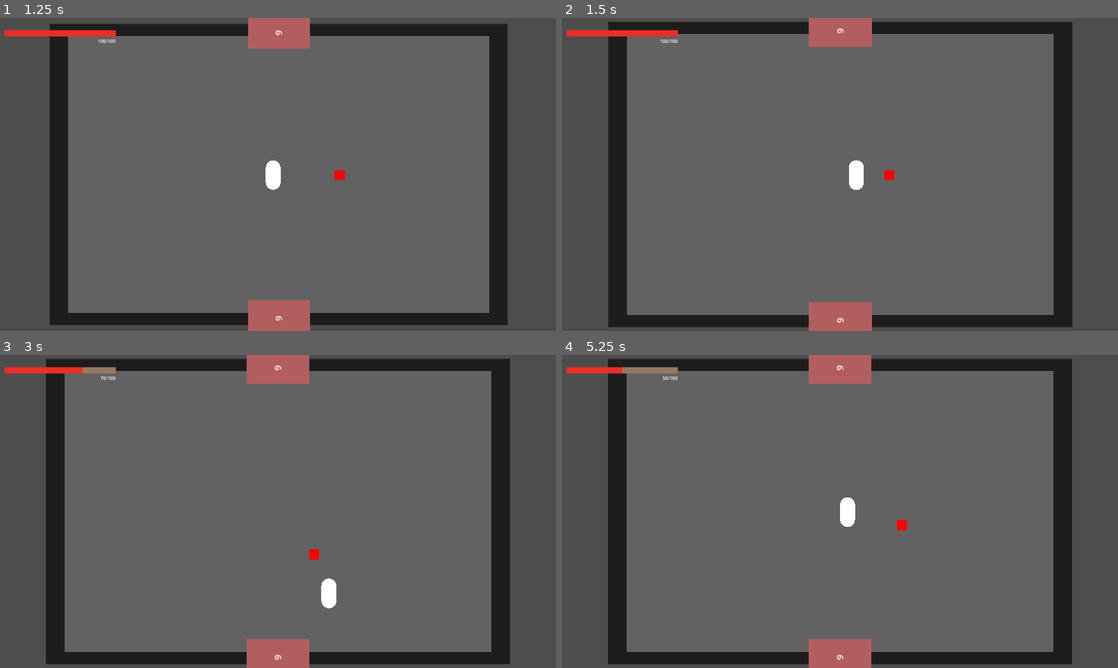
Above: before the commit, frames 1-4 (two rows, left to right).
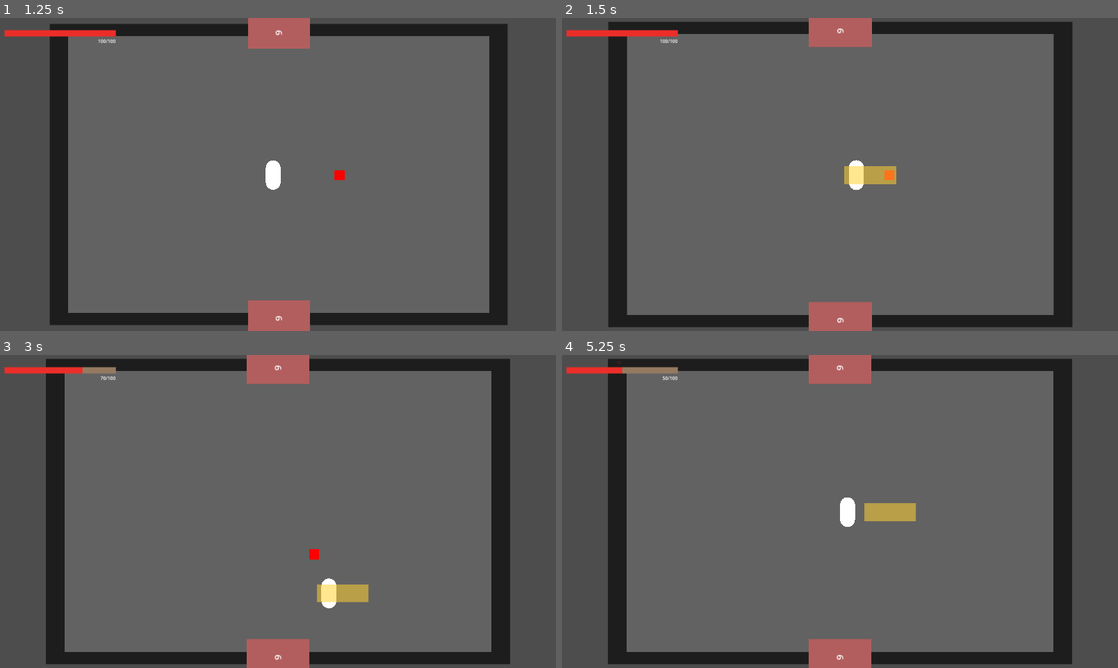
Above: after the commit, the same moments.

Repository: bea314/gamed.js-jam-machine-2026
Game: Godot game, scene res://Ecenes/Menu/Menu.tscn
The game is run twice, just before and just after one commit, with the same random seed, the same clock (stepped at 60 frames per second) and the same inputs.
Inputs:
- Up to frame 1 (1.25 s): click "New Game" at 0.5 s
- Up to frame 2 (1.5 s): tap Enter at 1.25 s; hold D (Mover_derecha) from 1.28 s (still down); tap Space (attack, bound only after the commit) at 1.35 s
- Up to frame 3 (3 s): tap T at 1.55, 2.1 s; tap Space (attack, bound only after the commit) at 2, 2.3, 2.85 s; release D (Mover_derecha) at 2.03 s; hold S (Mover_abajo) 2.03-2.78 s; hold D (Mover_derecha) from 2.78 s (still down)
- Up to frame 4 (5.25 s): tap T at 3.05, 3.6, 4.55 s; release D (Mover_derecha) at 3.53 s; hold W (Mover_arriba) 3.53-4.28 s; tap Space (attack, bound only after the commit) at 3.8, 5.1 s; hold A (Mover_izquierda) from 4.28 s (still down); tap Y at 4.35 s

Frame 1 is identical in both runs. In frame 2, 0.5% of the frame differs, in the area x 50-61%, y 47-54%; in frame 3, 0.5%; in frame 4, 0.6%, in the area x 54-64%, y 47-56%.

Commit message:
enemigos nos puede hacer daño, e implementamos un sistema test de ataque, que puede ser cambiado por un sistema de ataque mas robusto posteriormente como con cambio de armas

Diff:
--- /dev/null
+++ b/Ecenes/Attacks/SlashAttack.tscn
@@ -0,0 +1,20 @@
+[gd_scene format=3 uid="uid://br5wjy52n3pum"]
+
+[ext_resource type="Script" uid="uid://kor7fnmh7cxr" path="res://Scripts/slash_attack.gd" id="1_slash"]
+
+[sub_resource type="RectangleShape2D" id="RectangleShape2D_slash"]
+size = Vector2(81, 28)
+
+[node name="SlashAttack" type="Area2D" unique_id=534195865]
+collision_layer = 0
+monitorable = false
+script = ExtResource("1_slash")
+
+[node name="Visual" type="Polygon2D" parent="." unique_id=592598492]
+position = Vector2(29.5, 0)
+color = Color(1, 0.82, 0.2, 0.55)
+polygon = PackedVector2Array(-49.5, -14, 31.5, -14, 31.5, 14, -49.5, 14)
+
+[node name="CollisionShape2D" type="CollisionShape2D" parent="." unique_id=1865004709]
+position = Vector2(20.5, 0)
+shape = SubResource("RectangleShape2D_slash")
--- a/Ecenes/Player.tscn
+++ b/Ecenes/Player.tscn
@@ -1,8 +1,9 @@
-[gd_scene load_steps=5 format=3 uid="uid://mtkfihhomh0w"]
+[gd_scene load_steps=6 format=3 uid="uid://mtkfihhomh0w"]
 
 [ext_resource type="Script" uid="uid://wynjtf1je44x" path="res://Scripts/player_movement.gd" id="1_r1887"]
 [ext_resource type="Script" path="res://Ecenes/Player/health/health_component.gd" id="2_health"]
 [ext_resource type="PackedScene" path="res://Ecenes/Player/health/health_bar.tscn" id="3_hbar"]
+[ext_resource type="PackedScene" path="res://Ecenes/Attacks/SlashAttack.tscn" id="4_attack"]
 
 [sub_resource type="CapsuleShape2D" id="CapsuleShape2D_r1887"]
 radius = 12.0
@@ -12,6 +13,7 @@
 
 [node name="Player" type="CharacterBody2D" unique_id=1781802405]
 script = ExtResource("1_r1887")
+attack_scene = ExtResource("4_attack")
 
 [node name="Collision" type="CollisionShape2D" parent="." unique_id=855109358]
 shape = SubResource("CapsuleShape2D_r1887")
@@ -21,6 +23,9 @@
 scale = Vector2(23.402256, 23.402256)
 mesh = SubResource("CapsuleMesh_r1887")
 
+[node name="AttackSpawnPoint" type="Marker2D" parent="."]
+position = Vector2(24, 0)
+
 [node name="HealthComponent" type="Node" parent="."]
 script = ExtResource("2_health")
 
--- a/Scripts/enemy_basic.gd
+++ b/Scripts/enemy_basic.gd
@@ -4,12 +4,15 @@
 @export var target: Node2D = null
 @export var attack_damage: int = 5
 @export var attack_cooldown: float = 0.5
+@export var max_health: int = 30
 
 var _attack_timer: float = 0.0
+var _current_health: int = 0
 
 
 func _ready() -> void:
 	add_to_group("enemies")
+	_current_health = max_health
 
 
 func _physics_process(delta: float) -> void:
@@ -50,3 +53,11 @@
 	var node := get_tree().get_first_node_in_group("player")
 	if node is Node2D:
 		target = node as Node2D
+
+
+func take_damage(amount: int) -> void:
+	if amount <= 0:
+		return
+	_current_health = maxi(_current_health - amount, 0)
+	if _current_health == 0:
+		queue_free()
--- a/Scripts/player_movement.gd
+++ b/Scripts/player_movement.gd
@@ -3,6 +3,9 @@
 # Health test: T = 10 damage, Y = 10 heal (requires HealthComponent).
 
 @export var speed: float = 170.0
+@export var attack_scene: PackedScene
+
+@onready var attack_spawn_point: Marker2D = $AttackSpawnPoint
 
 func _ready() -> void:
 	motion_mode = CharacterBody2D.MOTION_MODE_FLOATING
@@ -28,7 +31,21 @@
 			hc.heal(10)
 
 func _physics_process(_delta: float) -> void:
+	if Input.is_action_just_pressed("attack"):
+		_spawn_attack()
+
 	# Izquierda/derecha, arriba/abajo (acciones en project.godot)
 	var direction := Input.get_vector("Mover_izquierda", "Mover_derecha", "Mover_arriba", "Mover_abajo")
 	velocity = direction * speed
 	move_and_slide()
+
+
+func _spawn_attack() -> void:
+	if attack_scene == null:
+		return
+	var attack_instance := attack_scene.instantiate() as Node2D
+	if attack_instance == null:
+		return
+	attack_instance.global_position = attack_spawn_point.global_position
+	attack_instance.global_rotation = attack_spawn_point.global_rotation
+	get_tree().current_scene.add_child(attack_instance)
--- /dev/null
+++ b/Scripts/slash_attack.gd
@@ -0,0 +1,28 @@
+extends Area2D
+
+## Short-lived melee hitbox. Damages bodies that implement `take_damage` (e.g. enemies).
+## Tune duration and shape in the scene; tune damage via export or inspector.
+
+@export var damage: int = 10
+@export var lifetime: float = 0.15
+
+var _hit_bodies: Dictionary = {}
+
+
+func _ready() -> void:
+	body_entered.connect(_on_body_entered)
+	get_tree().create_timer(lifetime).timeout.connect(queue_free)
+
+
+func _on_body_entered(body: Node) -> void:
+	if body == null or not is_instance_valid(body):
+		return
+	if body.is_in_group("player"):
+		return
+	if _hit_bodies.has(body):
+		return
+	if not body.has_method("take_damage"):
+		return
+
+	_hit_bodies[body] = true
+	body.call("take_damage", damage)
--- a/project.godot
+++ b/project.godot
@@ -68,6 +68,11 @@
 "events": [Object(InputEventKey,"resource_local_to_scene":false,"resource_name":"","device":-1,"window_id":0,"alt_press …(191 unchanged characters)…
 ]
 }
+attack={
+"deadzone": 0.2,
+"events": [Object(InputEventKey,"resource_local_to_scene":false,"resource_name":"","device":-1,"window_id":0,"alt_pressed":false,"shift_pressed":false,"ctrl_pressed":false,"meta_pressed":false,"pressed":false,"keycode":0,"physical_keycode":32,"key_label":0,"unicode":32,"location":0,"echo":false,"script":null)
+]
+}
 
 [physics]
 
Not shown, added: Scripts/slash_attack.gd.uid
